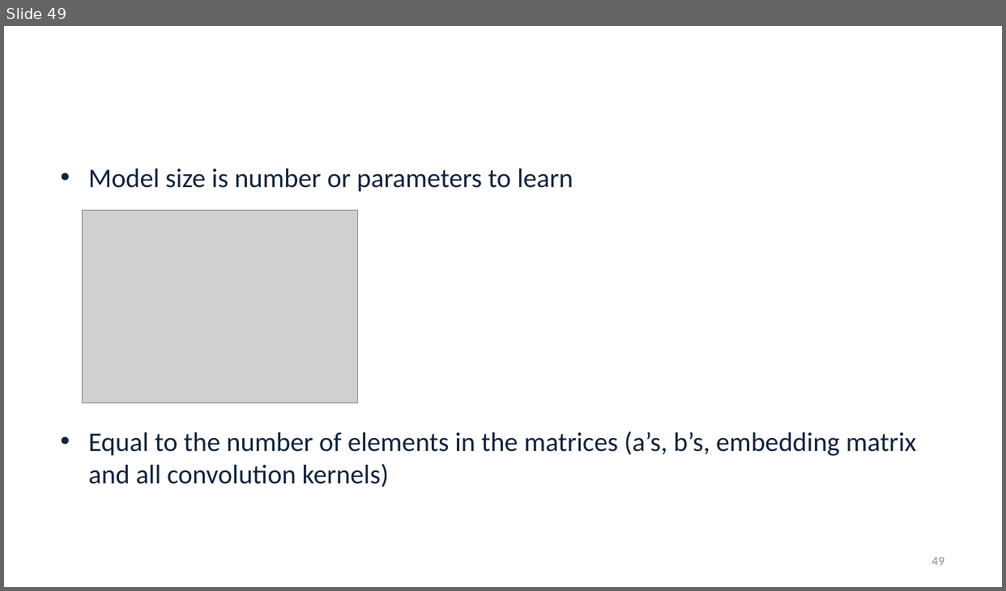
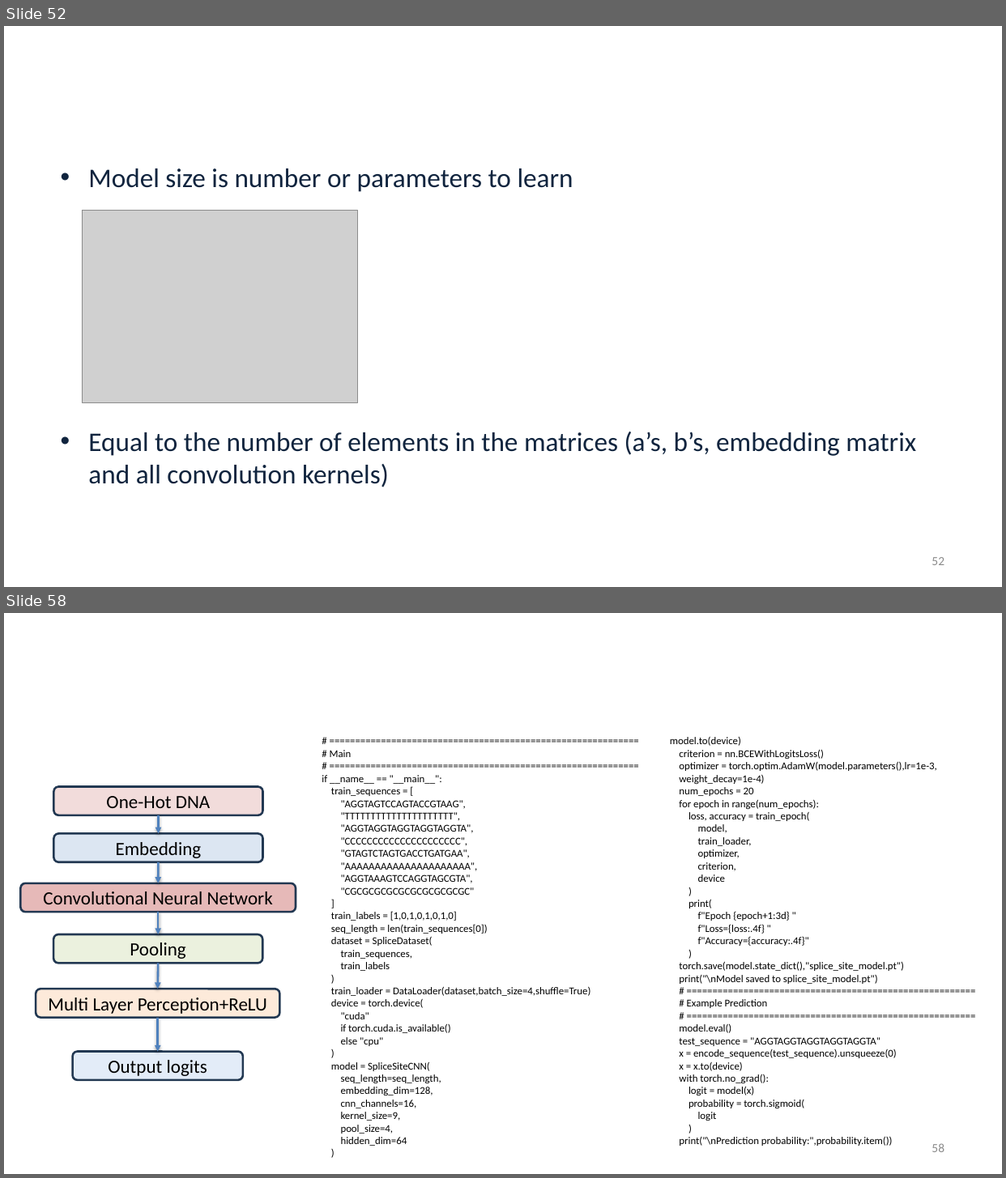
Before and after one commit to alekseyzimin/BME-Algorithms-for-Analysis-of-Genomic-Data, a slide deck: Lectures/Week 12 -- Viterbi Deep Learning.pptx. Shown one above the other, each under a label of ours: slide 49 before the commit, slides 52 and 58 after it; the slides between them are not shown. The pictures are 1006x591 and 1006x1178 pixels, drawn with LibreOffice and Linux fonts; fonts in the diff are those of the drawing; grey boxes stand for pictures; background and template pictures are left out. Boxes give left, top, right and bottom in pixels: in the first picture for what was removed or moved away, otherwise in the second. Text is boxed around its words. In the diff, an @@ line names an element or a change of style, - is before the commit and + after.

```diff
--- a/Lectures/Week 12 -- Viterbi Deep Learning.pptx
+++ b/Lectures/Week 12 -- Viterbi Deep Learning.pptx
@@ slide 58 added at (4,613,1002,1174), background picture (left out) @@
@@ title added at (34,640,932,677), 32.4 pt, text #FFFFFF @@
+What does this model look like in python
@@ text added at (322,750,590,1146), 10 pt, text #000000 @@
+# ============================================================
+# Main
+# ============================================================
+if __name__ == "__main__":
+train_sequences = [
+"AGGTAGTCCAGTACCGTAAG",
+"TTTTTTTTTTTTTTTTTTTTT",
+"AGGTAGGTAGGTAGGTAGGTA",
+"CCCCCCCCCCCCCCCCCCCCC",
+"GTAGTCTAGTGACCTGATGAA",
+"AAAAAAAAAAAAAAAAAAAAA",
+"AGGTAAAGTCCAGGTAGCGTA",
+"CGCGCGCGCGCGCGCGCGCGC"
+]
+train_labels = [1,0,1,0,1,0,1,0]
+seq_length = len(train_sequences[0])
+dataset = SpliceDataset(
+train_sequences,
+train_labels
+)
+train_loader = DataLoader(dataset,batch_size=4,shuffle=True)
+device = torch.device(
+"cuda"
+if torch.cuda.is_available()
+else "cpu"
+)
+model = SpliceSiteCNN(
+seq_length=seq_length,
+embedding_dim=128,
+cnn_channels=16,
+kernel_size=9,
+pool_size=4,
+hidden_dim=64
+)
@@ text added at (670,737,937,1146), 10 pt, text #000000 @@
+model.to(device)
+criterion = nn.BCEWithLogitsLoss()
+optimizer = torch.optim.AdamW(model.parameters(),lr=1e-3,
+weight_decay=1e-4)
+num_epochs = 20
+for epoch in range(num_epochs):
+loss, accuracy = train_epoch(
+model,
+train_loader,
+optimizer,
+criterion,
+device
+)
+print(
+f"Epoch {epoch+1:3d} "
+f"Loss={loss:.4f} "
+f"Accuracy={accuracy:.4f}"
+)
+torch.save(model.state_dict(),"splice_site_model.pt")
+print("\nModel saved to splice_site_model.pt")
+# ========================================================
+# Example Prediction
+# ========================================================
+model.eval()
+test_sequence = "AGGTAGGTAGGTAGGTAGGTA"
+x = encode_sequence(test_sequence).unsqueeze(0)
+x = x.to(device)
+with torch.no_grad():
+logit = model(x)
+probability = torch.sigmoid(
+logit
+)
+print("\nPrediction probability:",probability.item())
@@ rounded rectangle added at (54,786,263,815), fill #F2DCDB, outline #233953 2 pt, 18 pt, text #000000 @@
+One-Hot DNA
@@ arrow added from (158, 815) to (158, 834), #4F81BD 2 pt @@
@@ rounded rectangle added at (54,834,263,862), fill #DCE6F2, outline #233953 2 pt, 18 pt, text #000000 @@
+Embedding
@@ arrow added from (158, 862) to (158, 884), #4F81BD 2 pt @@
@@ rounded rectangle added at (20,884,296,912), fill #E6B9B8, outline #233953 2 pt, 18 pt, text #000000 @@
+Convolutional Neural Network
@@ arrow added from (158, 913) to (158, 935), #4F81BD 2 pt @@
@@ rounded rectangle added at (53,935,262,964), fill #EBF1DE, outline #233953 2 pt, 18 pt, text #000000 @@
+Pooling
@@ arrow added from (158, 964) to (157, 989), #4F81BD 2 pt @@
@@ rounded rectangle added at (36,989,279,1017), fill #FDEADA, outline #233953 2 pt, 18 pt, text #000000 @@
+Multi Layer Perception+ReLU
@@ arrow added from (157, 1018) to (157, 1052), #4F81BD 2 pt @@
@@ rounded rectangle added at (73,1052,244,1080), fill #E3ECF8, outline #233953 2 pt, 18 pt, text #000000 @@
+Output logits
@@ page number added at (931,1144,944,1152), 12 pt, text #8C8C8C @@
+58
@@ what was slide 49 is now slide 52 @@
@@ page number at (931,557,944,565): text changed @@
-49
+52
```
Also in this commit, not shown: 1 slide changed, 8 other slides added.
